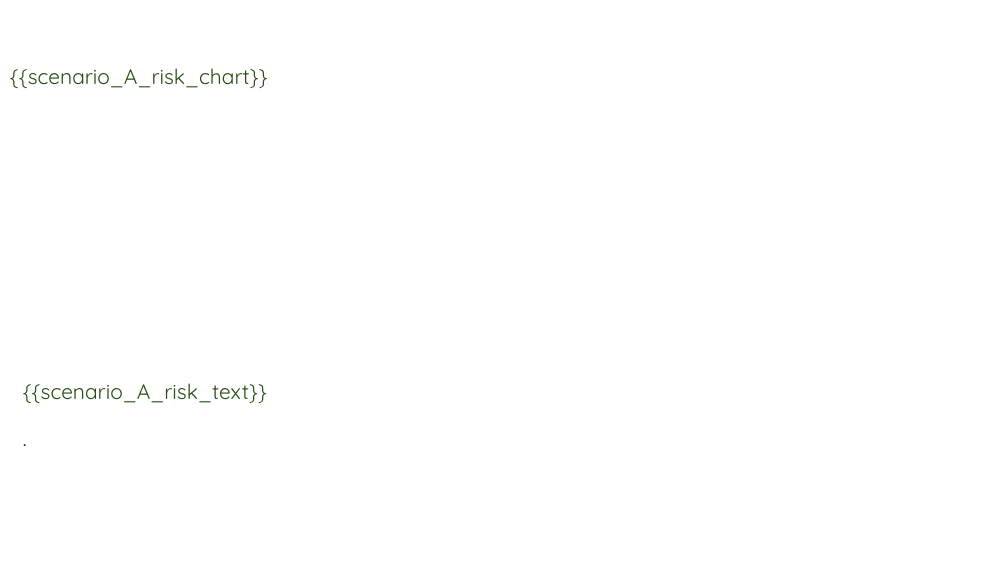
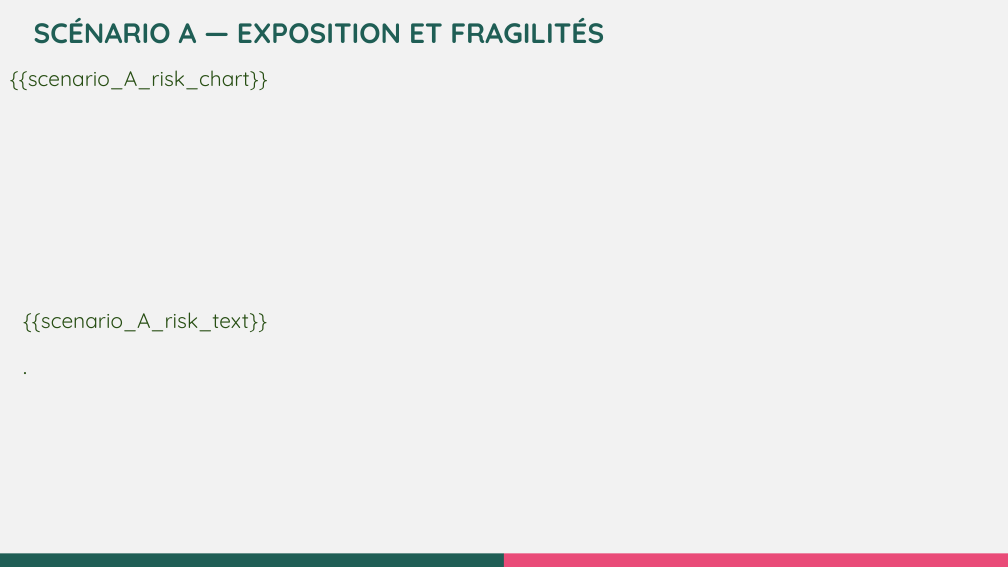
Before and after one commit to jarchibarlou-hash/barlo-mapbox-service, a slide deck: slide 8 of template_diagnostic.pptx. Drawn at 1008x567 pixels with LibreOffice and Linux fonts; fonts in the diff are those of the drawing; background and template pictures are left out. Boxes give left, top, right and bottom in pixels: in the first picture for what was removed or moved away, otherwise in the second. Text is boxed around its words. In the diff, an @@ line names an element or a change of style, - is before the commit and + after.

```diff
--- a/template_diagnostic.pptx
+++ b/template_diagnostic.pptx
@@ background picture (left out) to #F2F2F2 @@
@@ text added at bbox=[34, 18, 604, 44], 20 pt, text #1F5E55, bold @@
+SCÉNARIO A — EXPOSITION ET FRAGILITÉS
@@ text "{{scenario_A_risk_text}}": place and size @@
-text "{{scenario_A_risk_text}}" at bbox=[23, 383, 267, 403]
+text "{{scenario_A_risk_text}}" at bbox=[23, 312, 267, 332]
@@ rectangle added at bbox=[0, 553, 504, 567], fill #1F5E55 @@
@@ rectangle added at bbox=[504, 553, 1008, 567], fill #E94B78 @@
```
Also in this commit, not shown: 17 other slides changed, 6 other files.
